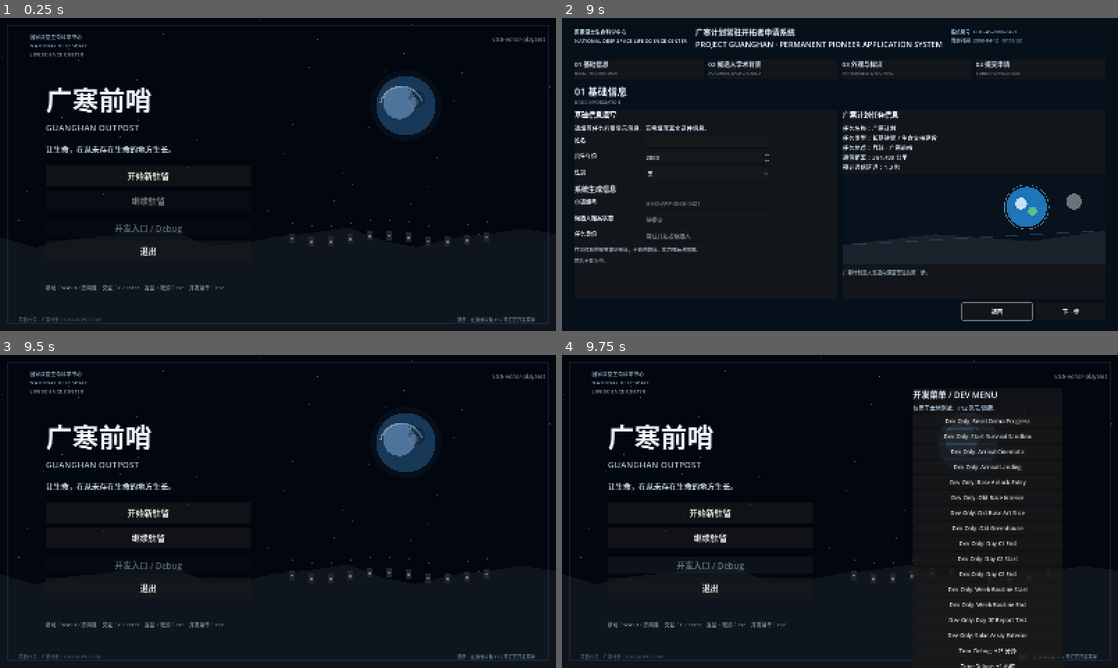
Above: before the commit, frames 1-4 (two rows, left to right).
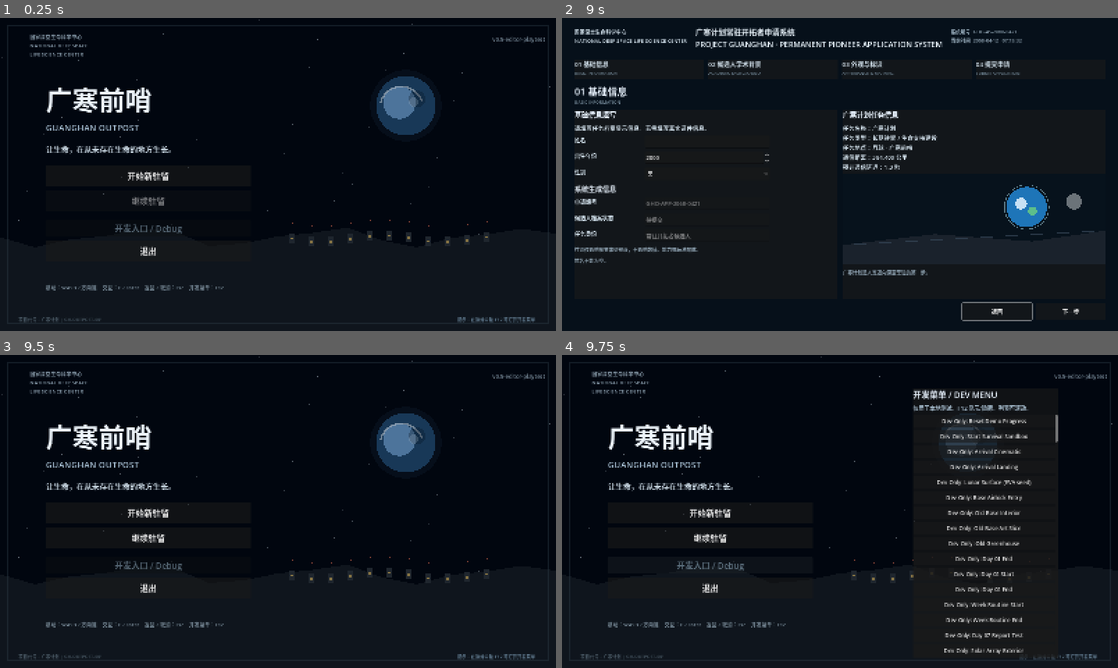
Above: after the commit, the same moments.

Repository: chinnseii/guanghan-outpost
Game: Godot game, scene res://scenes/main.tscn
The game is run twice, just before and just after one commit, with the same random seed, the same clock (stepped at 60 frames per second) and the same inputs.
Inputs (mouse positions are in pixels of both pictures, inside the frame that each line leads up to):
- Up to frame 1 (0.25 s): no input
- Up to frame 2 (9 s): click "开始新驻留" at 0.5 s; click "开始新驻留" at 1.25 s; click "清除进度并开始" at 2 s; click "返回" at 2.75 s; click "继续驻留" at 3.5 s; click "男" at 4.25 s; click "下一步" at 5 s; tap Enter (ui_accept) at 5.75, 6.02, 6.5, 6.77, 7.25, 8, 8.27, 8.75 s; move the mouse to (812, 237) at 5.77 s; hold N (advance_day) 5.78-6.53 s; hold Up (ui_up) 5.78-7.28 s; click (812, 237) at 5.92 s; move the mouse to (1006, 221) at 6.52 s; tap Z (camera_zoom_in) at 6.6 s; move the mouse to (673, 127) at 7.27 s; hold X (camera_zoom_out) 7.28-8.03 s; hold Left (ui_left) 7.28-8.78 s; move the mouse to (867, 174) at 8.02 s; tap Y (cycle_objective_target) at 8.1 s; click (867, 174) at 8.17 s; move the mouse to (756, 96) at 8.77 s; hold Down (ui_down) from 8.78 s (still down); hold E (interact) from 8.78 s (still down)
- Up to frame 3 (9.5 s): keep holding Down (ui_down); keep holding E (interact); tap Enter (ui_accept) at 9.02 s; tap Escape (cancel) at 9.4 s
- Up to frame 4 (9.75 s): release Down (ui_down) at 9.5 s; release E (interact) at 9.5 s; click "开发入口 / Debug" at 9.5 s

Frames 1-3 are identical in both runs. In frame 4, 2.4% of the frame differs, in the area x 67-90%, y 16-100%.

Commit message:
Lunar surface map seed: near-base EVA slice + scrollable dev menu
月面地图阶段1 种子（首个纵切片）。见 docs/design/LUNAR_SURFACE_MAP.md。

- scripts/surface/lunar_surface_scene.gd + scenes/surface/LunarSurfaceScene.tscn（新）：
  程序化月面 TileMap 地表（无美术依赖）+ 玩家行走 + 相机跟随；氧电预算
  （复用 SuitManager.consume_suit_resources）；实时"可达半径 / 安全返航"HUD；
  回气闸锚点补给（service_suit_full）；氧气耗尽救援无人车（走 PenaltyManager：
  健康四项设 30 + 扣基地电量，回主菜单）。数值抽成常量待试玩标定。
  [SEED] 占位：背包掉物/掉落点回收、月夜门槛、迷雾/区域/POI、月球车、地图面板
  均为后续增量；救援暂回主菜单而非基地医疗位。

- 共用文件 main.gd（tier-1）：dev 菜单加"Lunar Surface (EVA seed)"入口；
  并把 dev 菜单按钮列表放进 ScrollContainer（高度封顶、可滚动）——修此前
  条目过多溢出屏幕、底部按钮点不到的问题（标题/说明固定在上方）。

验证：surface / main 解析 0 报错；全项目导入 0 报错；场景加载冒烟测试
（实例化跑 6 帧、备份还原 user://saves、零副作用）通过；启动退出码 0。

Co-Authored-By: Claude Opus 4.8 <noreply@anthropic.com>

Diff:
--- /dev/null
+++ b/scenes/surface/LunarSurfaceScene.tscn
@@ -0,0 +1,6 @@
+[gd_scene load_steps=2 format=3]
+
+[ext_resource type="Script" path="res://scripts/surface/lunar_surface_scene.gd" id="1_surface"]
+
+[node name="LunarSurfaceScene" type="Node2D"]
+script = ExtResource("1_surface")
--- a/scripts/main.gd
+++ b/scripts/main.gd
@@ -3639,25 +3639,38 @@
 	panel.name = "DevMenu"
 	panel.visible = false
 	panel.position = Vector2(1010, 96)
-	panel.size = Vector2(430, 620)
 	$UI/Root.add_child(panel)
-	var box := VBoxContainer.new()
-	box.name = "Box"
-	box.add_theme_constant_override("separation", 8)
-	panel.add_child(box)
+	var outer := VBoxContainer.new()
+	outer.name = "Outer"
+	outer.add_theme_constant_override("separation", 8)
+	panel.add_child(outer)
 	var title := Label.new()
 	title.text = "开发菜单 / DEV MENU"
 	title.add_theme_font_size_override("font_size", 24)
 	title.modulate = Color("#eaf4ff")
-	box.add_child(title)
+	outer.add_child(title)
 	var note := Label.new()
-	note.text = "仅用于本地测试。F12 显示/隐藏。"
+	note.text = "仅用于本地测试。F12 显示/隐藏。列表可滚动。"
 	note.modulate = Color("#9fb4c4")
-	box.add_child(note)
+	outer.add_child(note)
+	# The dev entries outgrew a fixed panel and the bottom items fell off the
+	# screen (unselectable). Put the button list in a height-capped, vertically
+	# scrollable container so any number of entries stays reachable.
+	var scroll := ScrollContainer.new()
+	scroll.name = "Scroll"
+	scroll.custom_minimum_size = Vector2(410, 700)
+	scroll.horizontal_scroll_mode = ScrollContainer.SCROLL_MODE_DISABLED
+	outer.add_child(scroll)
+	var box := VBoxContainer.new()
+	box.name = "Box"
+	box.add_theme_constant_override("separation", 8)
+	box.size_flags_horizontal = Control.SIZE_EXPAND_FILL
+	scroll.add_child(box)
 	box.add_child(_make_dev_button("Dev Only: Reset Demo Progress", _reset_demo_progress_from_dev))
 	box.add_child(_make_dev_button("Dev Only: Start Survival Sandbox", _start_new_game))
 	box.add_child(_make_dev_button("Dev Only: Arrival Cinematic", func(): get_tree().change_scene_to_file("res://scenes/arrival/ArrivalCinematicScene.tscn")))
 	box.add_child(_make_dev_button("Dev Only: Arrival Landing", func(): get_tree().change_scene_to_file("res://scenes/arrival/ArrivalLandingScene.tscn")))
+	box.add_child(_make_dev_button("Dev Only: Lunar Surface (EVA seed)", func(): get_tree().change_scene_to_file("res://scenes/surface/LunarSurfaceScene.tscn")))
 	box.add_child(_make_dev_button("Dev Only: Base Airlock Entry", func(): get_tree().change_scene_to_file("res://scenes/base/BaseAirlockEntryScene.tscn")))
 	box.add_child(_make_dev_button("Dev Only: Old Base Interior", func(): get_tree().change_scene_to_file("res://scenes/base/OldBaseInteriorScene.tscn")))
 	box.add_child(_make_dev_button("Dev Only: Old Base Art Slice", func(): get_tree().change_scene_to_file("res://scenes/base/OldBaseCore_ArtSlice.tscn")))
--- /dev/null
+++ b/scripts/surface/lunar_surface_scene.gd
@@ -0,0 +1,343 @@
+extends Node2D
+
+## 月面地表种子场景（阶段1）。见 docs/design/LUNAR_SURFACE_MAP.md。
+## 核心闭环：气闸出舱 → 月面行走消耗宇航服氧/电 → 实时"可达半径 / 安全返航"
+## 提示 → 走回气闸补给（重置预算）→ 若在外面氧气耗尽则触发救援
+## （救援无人车：掉物[本版占位]/基地醒来/健康四项设 30/扣基地电量，走 PenaltyManager）。
+##
+## 全程程序化搭建（月面 TileSet 在代码里生成，无需美术资源），复用
+## arrival_landing_scene 的 TileMapLayer + Camera 范式、训练地图的 PlayerController 用法。
+## 数值都抽成常量便于阶段1 试玩标定。原型阶段的占位/简化处都标了 [SEED]。
+
+const PLAYER_SCENE := preload("res://scenes/player.tscn")
+const PlayerControllerScript := preload("res://scripts/controllers/player_controller_2d.gd")
+
+const TILE := 64
+const PLAYER_SIZE := Vector2(44, 60)
+const PLAYER_SPEED := 200.0
+
+# 近区世界范围（[SEED] 起步小尺寸，靠氧电预算标定；后期往外扩不改这里的结构）。
+const REGION_TILES := Vector2i(48, 36)             # 48x36 tile ≈ 3072x2304 px
+const AIRLOCK_SPAWN := Vector2(200, 200)           # 气闸/返航锚点世界坐标
+
+# 氧电预算（[SEED] 占位速率，待试玩标定）。
+const SECONDS_PER_SURFACE_MINUTE := 1.2            # 现实秒 → 一"月面分钟"
+const RESCUE_OXYGEN_THRESHOLD := 0.5               # 氧气降到此值触发救援
+const RETURN_SAFETY_MARGIN := 1.35                 # 返航所需氧气的安全系数
+const ANCHOR_RESUPPLY_RADIUS := 90.0               # 距锚点多近算"在气闸，可补给"
+
+var tile_map: TileMapLayer
+var player_node: Node2D
+var player_controller
+var camera: Camera2D
+var world_bounds: Rect2
+
+# HUD
+var hud_layer: CanvasLayer
+var status_label: Label
+var return_label: Label
+var toast_label: Label
+
+var _surface_minute_accum := 0.0
+var _rescued := false
+var _last_o2 := 100.0
+
+func _ready() -> void:
+	world_bounds = Rect2(Vector2.ZERO, Vector2(REGION_TILES.x * TILE, REGION_TILES.y * TILE))
+	_ensure_input_actions()
+	_setup_tile_map()
+	_setup_anchor()
+	_setup_player()
+	_setup_camera()
+	_setup_hud()
+	_prepare_suit_for_eva()
+	_push_player_state()
+
+func _process(delta: float) -> void:
+	if _rescued:
+		return
+	var moved := _move_player(delta)
+	_update_budget(delta, moved)
+	_check_resupply()
+	_check_rescue()
+	_update_hud()
+
+## -- Build --
+
+func _setup_tile_map() -> void:
+	tile_map = TileMapLayer.new()
+	tile_map.name = "MoonSurface"
+	tile_map.tile_set = _create_moon_tile_set()
+	tile_map.z_index = -5
+	add_child(tile_map)
+	for x in range(REGION_TILES.x):
+		for y in range(REGION_TILES.y):
+			tile_map.set_cell(Vector2i(x, y), 0, Vector2i(abs(x * 3 + y) % 6, 0))
+
+func _create_moon_tile_set() -> TileSet:
+	# Procedural greyscale regolith tiles (6 variants) -- no art asset needed.
+	var image := Image.create(TILE * 6, TILE, false, Image.FORMAT_RGBA8)
+	for tile_x in range(6):
+		for px in range(TILE):
+			for py in range(TILE):
+				var base: float = 0.10 + float(tile_x) * 0.010
+				var grain: float = float((px * 17 + py * 9 + tile_x * 23) % 19) * 0.0030
+				var crater: float = 0.0
+				var local := Vector2(float(px - 32), float(py - 30))
+				if local.length() < 11.0 + float(tile_x % 3) * 3.0:
+					crater = -0.020
+				var shade: float = clamp(base + grain + crater, 0.06, 0.22)
+				image.set_pixel(tile_x * TILE + px, py, Color(shade * 0.9, shade * 0.92, shade + 0.03, 1.0))
+	var texture := ImageTexture.create_from_image(image)
+	var source := TileSetAtlasSource.new()
+	source.texture = texture
+	source.texture_region_size = Vector2i(TILE, TILE)
+	for tile_x in range(6):
+		source.create_tile(Vector2i(tile_x, 0))
+	var tile_set := TileSet.new()
+	tile_set.add_source(source, 0)
+	return tile_set
+
+func _setup_anchor() -> void:
+	# Airlock / return anchor: a simple marked pad at the spawn point.
+	var pad := ColorRect.new()
+	pad.color = Color("#3d5a74")
+	pad.size = Vector2(120, 90)
+	pad.position = AIRLOCK_SPAWN - pad.size * 0.5
+	pad.z_index = -2
+	add_child(pad)
+	var label := Label.new()
+	label.text = "气闸 / 返航补给"
+	label.modulate = Color("#cfe3f2")
+	label.position = AIRLOCK_SPAWN + Vector2(-60, -70)
+	label.z_index = 40
+	add_child(label)
+
+func _setup_player() -> void:
+	player_node = PLAYER_SCENE.instantiate()
+	player_node.name = "Player"
+	player_node.z_index = 30
+	player_node.position = AIRLOCK_SPAWN
+	add_child(player_node)
+	player_controller = PlayerControllerScript.new()
+	player_controller.configure(player_node.position, PLAYER_SIZE, PLAYER_SPEED, world_bounds, true, _movement_time_manager())
+	player_controller.terrain_type = "exterior"
+	player_controller.movement_context = "mission"
+
+func _setup_camera() -> void:
+	camera = Camera2D.new()
+	camera.name = "SurfaceCamera"
+	camera.enabled = true
+	camera.position_smoothing_enabled = true
+	camera.position_smoothing_speed = 5.0
+	camera.zoom = Vector2(1.4, 1.4)
+	add_child(camera)
+	camera.position = player_node.position
+
+func _setup_hud() -> void:
+	hud_layer = CanvasLayer.new()
+	add_child(hud_layer)
+	status_label = Label.new()
+	status_label.position = Vector2(24, 20)
+	status_label.add_theme_font_size_override("font_size", 16)
+	status_label.modulate = Color("#cfe3f2")
+	hud_layer.add_child(status_label)
+	return_label = Label.new()
+	return_label.position = Vector2(24, 96)
+	return_label.add_theme_font_size_override("font_size", 18)
+	hud_layer.add_child(return_label)
+	toast_label = Label.new()
+	toast_label.set_anchors_preset(Control.PRESET_CENTER)
+	toast_label.horizontal_alignment = HORIZONTAL_ALIGNMENT_CENTER
+	toast_label.offset_left = -260
+	toast_label.offset_right = 260
+	toast_label.offset_top = -20
+	toast_label.offset_bottom = 20
+	toast_label.add_theme_font_size_override("font_size", 22)
+	toast_label.modulate = Color(1, 1, 1, 0)
+	hud_layer.add_child(toast_label)
+
+## -- Movement + camera follow --
+
+func _move_player(delta: float) -> bool:
+	if player_controller == null:
+		return false
+	player_controller.bounds = world_bounds
+	player_controller.speed = PLAYER_SPEED
+	player_controller.sync_position(player_node.position)
+	var before := player_node.position
+	var result: Dictionary = player_controller.move_with_actions(delta, "ui_left", "ui_right", "ui_up", "ui_down")
+	player_node.position = result.get("position", player_node.position)
+	if camera != null:
+		camera.position = player_node.position
+	return player_node.position.distance_to(before) > 0.01
+
+## -- Oxygen / power budget --
+
+func _update_budget(delta: float, moved: bool) -> void:
+	var suit := _suit_manager()
+	if suit == null:
+		return
+	_surface_minute_accum += delta / SECONDS_PER_SURFACE_MINUTE
+	while _surface_minute_accum >= 1.0:
+		_surface_minute_accum -= 1.0
+		if suit.has_method("consume_suit_resources"):
+			suit.call("consume_suit_resources", 1, "eva_move" if moved else "eva_idle")
+
+## 距锚点距离 → 返航所需氧气估算（[SEED] 线性近似，用消耗速率反推）。
+func _oxygen_needed_to_return() -> float:
+	var dist := player_node.position.distance_to(AIRLOCK_SPAWN)
+	# 单位距离耗氧 ≈ (每分钟耗氧) / (每分钟走的距离)。用一个占位常量，待标定。
+	var oxygen_per_px := 0.006
+	return dist * oxygen_per_px
+
+func _is_safe_to_continue() -> bool:
+	var suit := _suit_manager()
+	if suit == null:
+		return true
+	var o2: float = float(suit.get("suit_oxygen"))
+	return o2 >= _oxygen_needed_to_return() * RETURN_SAFETY_MARGIN
+
+## -- Resupply at anchor --
+
+func _check_resupply() -> void:
+	if player_node.position.distance_to(AIRLOCK_SPAWN) > ANCHOR_RESUPPLY_RADIUS:
+		return
+	var suit := _suit_manager()
+	if suit == null:
+		return
+	var o2: float = float(suit.get("suit_oxygen"))
+	var cap: float = float(suit.get("suit_oxygen_capacity"))
+	if o2 < cap and suit.has_method("service_suit_full"):
+		suit.call("service_suit_full")
+		_show_toast("已在气闸补给：氧气/电力已补满。", Color("#9fd7ff"))
+
+## -- Rescue on oxygen depletion --
+
+func _check_rescue() -> void:
+	var suit := _suit_manager()
+	if suit == null:
+		return
+	var o2: float = float(suit.get("suit_oxygen"))
+	if o2 > RESCUE_OXYGEN_THRESHOLD:
+		return
+	if player_node.position.distance_to(AIRLOCK_SPAWN) <= ANCHOR_RESUPPLY_RADIUS:
+		return  # 在气闸边就地补给，不触发救援
+	_trigger_rescue()
+
+func _trigger_rescue() -> void:
+	if _rescued:
+		return
+	_rescued = true
+	# 救援无人车：健康四项设 30（用当前值反推 delta）、扣基地电量。走 PenaltyManager。
+	# [SEED] 背包掉物 + 掉落点回收留作下一增量，这里先不动背包。
+	var health_deltas := _deltas_to_reach_30()
+	var penalty := _penalty_manager()
+	if penalty != null and penalty.has_method("apply_penalty"):
+		penalty.call("apply_penalty", {
+			"penalty_id": "eva_oxygen_depleted_rescue",
+			"display_name": "月面遇险 · 救援无人车回收",
+			"context": "mission",
+			"reason": "eva_oxygen_depleted",
+			"health_deltas": health_deltas,
+			"notice_text": "氧气耗尽，救援无人车已将你带回基地。",
+		})
+	_apply_base_power_rescue_cost()
+	_show_toast("氧气耗尽。救援无人车已将你带回基地。", Color("#ff8a8a"))
+	# [SEED] 回到主菜单（dev）。正式流程应回基地医疗位并让物资留在掉落点。
+	await get_tree().create_timer(2.2).timeout
+	get_tree().change_scene_to_file("res://scenes/main.tscn")
+
+func _deltas_to_reach_30() -> Dictionary:
+	var health := _health_manager()
+	var deltas := {}
+	if health == null:
+		return deltas
+	for stat_name in ["energy", "fullness", "nutrition", "morale"]:
+		var current: float = float(health.get(stat_name))
+		deltas[stat_name] = 30.0 - current
+	return deltas
+
+func _apply_base_power_rescue_cost() -> void:
+	# 派救援无人车消耗基地电量。
+	var power := _power_system_manager()
+	if power != null and power.has_method("consume_energy"):
+		power.call("consume_energy", 6.0)
+
+## -- Suit / HUD --
+
+func _prepare_suit_for_eva() -> void:
+	# [SEED] dev 便利：进场若未穿服则穿上并补满，确保能立刻测试地表。
+	var suit := _suit_manager()
+	if suit == null:
+		return
+	if not bool(suit.get("is_suit_worn")) and suit.has_method("wear_suit"):
+		suit.call("wear_suit")
+	if suit.has_method("service_suit_full"):
+		suit.call("service_suit_full")
+
+func _update_hud() -> void:
+	var suit := _suit_manager()
+	if suit == null:
+		status_label.text = "宇航服系统不可用。"
+		return
+	var o2: float = float(suit.get("suit_oxygen"))
+	var o2_cap: float = float(suit.get("suit_oxygen_capacity"))
+	var power: float = float(suit.get("suit_power"))
+	var power_cap: float = float(suit.get("suit_power_capacity"))
+	status_label.text = "月面 EVA · 近基地区\n氧气：%d / %d\n电力：%d / %d\n距气闸：%d m" % [
+		int(o2), int(o2_cap), int(power), int(power_cap),
+		int(player_node.position.distance_to(AIRLOCK_SPAWN) / TILE),
+	]
+	if player_node.position.distance_to(AIRLOCK_SPAWN) <= ANCHOR_RESUPPLY_RADIUS:
+		return_label.text = "● 在气闸补给区"
+		return_label.modulate = Color("#9fd7ff")
+	elif _is_safe_to_continue():
+		return_label.text = "● 可继续外出（氧气足够安全返航）"
+		return_label.modulate = Color("#8fd37a")
+	else:
+		return_label.text = "▲ 该返航了：氧气仅够安全返回气闸"
+		return_label.modulate = Color("#ffce6b")
+
+func _show_toast(text: String, color: Color) -> void:
+	if toast_label == null:
+		return
+	toast_label.text = text
+	toast_label.modulate = Color(color.r, color.g, color.b, 1.0)
+	var tween := create_tween()
+	tween.tween_interval(1.4)
+	tween.tween_property(toast_label, "modulate:a", 0.0, 1.0)
+
+func _push_player_state() -> void:
+	var player_state := _player_state_manager()
+	if player_state == null:
+		return
+	if player_state.has_method("set_context"):
+		player_state.call("set_context", "mission")
+	if player_state.has_method("set_current_area_by_values"):
+		player_state.call("set_current_area_by_values", "lunar_surface_near_base", "近基地月面", "exterior", false, false)
+
+## -- Manager accessors --
+
+func _suit_manager() -> Node:
+	return get_node_or_null("/root/SuitManager")
+
+func _health_manager() -> Node:
+	return get_node_or_null("/root/HealthManager")
+
+func _penalty_manager() -> Node:
+	return get_node_or_null("/root/PenaltyManager")
+
+func _power_system_manager() -> Node:
+	return get_node_or_null("/root/PowerSystemManager")
+
+func _player_state_manager() -> Node:
+	return get_node_or_null("/root/PlayerStateManager")
+
+func _movement_time_manager() -> Node:
+	return get_node_or_null("/root/MovementTimeManager")
+
+func _ensure_input_actions() -> void:
+	for action in ["ui_left", "ui_right", "ui_up", "ui_down"]:
+		if not InputMap.has_action(action):
+			InputMap.add_action(action)
Not shown, added: scripts/surface/lunar_surface_scene.gd.uid
